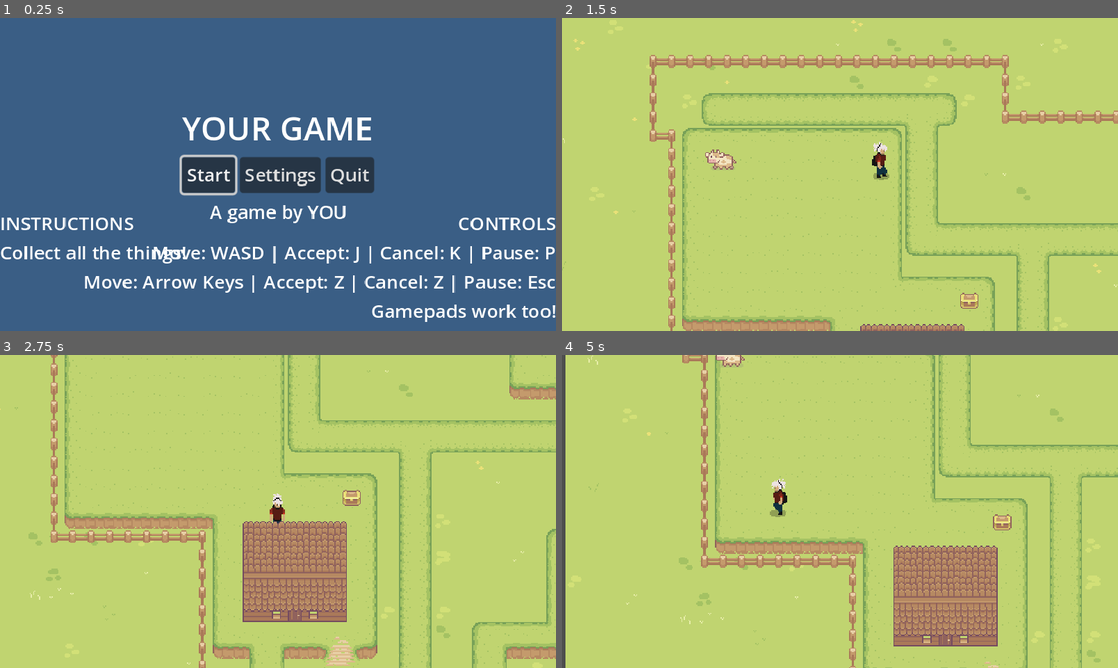
Above: before the commit, frames 1-4 (two rows, left to right).
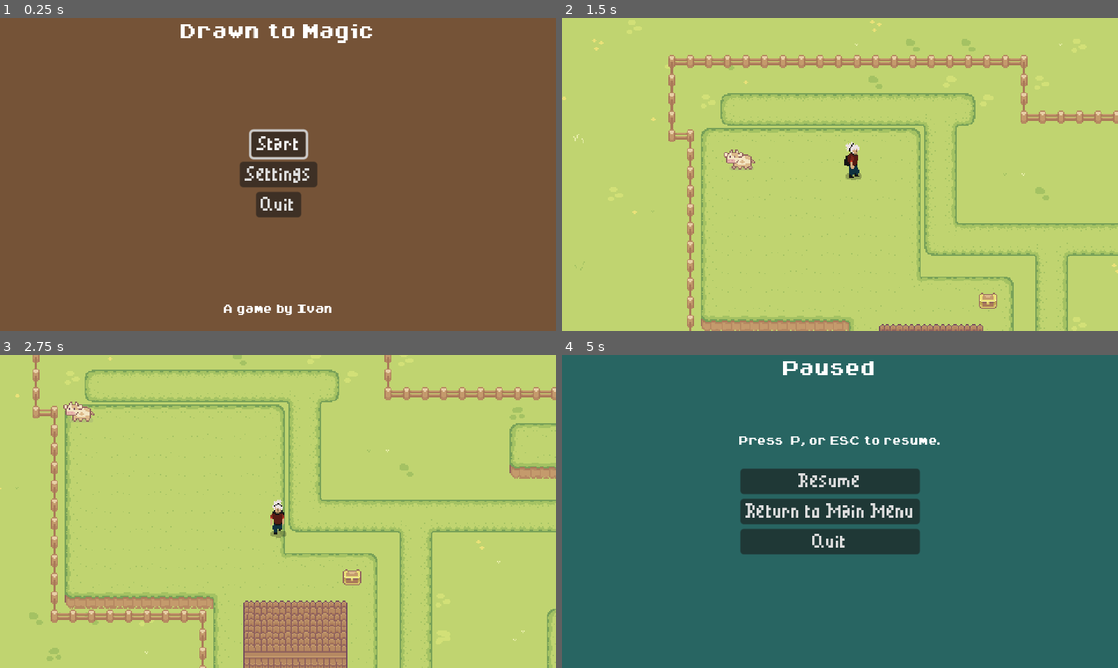
Above: after the commit, the same moments.

Repository: ivangoncharuk/DrawnToMagic
Game: Godot game, scene res://main_menu/main_menu.tscn
Same seed, same stepped clock (60 frames per second), same inputs: the game is played once before the commit and once after it.
Inputs:
- Up to frame 1 (0.25 s): no input
- Up to frame 2 (1.5 s): click "Start" at 0.5 s; tap Enter (ui_accept) at 1.25 s; hold D (right) from 1.28 s (still down); hold Enter (ui_accept) from 1.28 s (still down)
- Up to frame 3 (2.75 s): release D (right) at 2.03 s; release Enter (ui_accept) at 2.03 s; hold S (down) from 2.03 s (still down); tap Enter (ui_accept) at 2.1, 2.27, 2.57 s
- Up to frame 4 (5 s): release S (down) at 2.78 s; hold D (right) 2.78-3.53 s; hold Enter (ui_accept) 2.78-3.53 s; hold W (up) 3.53-4.28 s; tap Enter (ui_accept) at 3.6, 3.77, 4.07 s; hold A (left) from 4.28 s (still down); hold Enter (ui_accept) from 4.28 s (still down); tap P (pause, bound only after the commit) at 4.9 s

The runs differ from the first frame. In frame 1, 100% of the frame differs, in the area x 0-100%, y 0-100%; in frame 2, 9.9%; in frame 3, 26%; in frame 4, 100%.

Commit message:
Pause fixed
Fixed the pause feature
added a cool background color fade to the title screen scene
set a basic theme for my ui.

Diff:
--- a/characters/human.tscn
+++ b/characters/human.tscn
@@ -324,7 +324,6 @@
 
 [node name="Human" instance=ExtResource("1_06l4s")]
 script = ExtResource("2_kp6el")
-move_speed = 300.0
 
 [node name="Sprite2D" parent="." index="0"]
 position = Vector2(0, -13)
--- a/gameplay/gameplay.gd
+++ /dev/null
@@ -1,15 +0,0 @@
-extends Node2D
-
-func _process(_delta):
-	if Input.is_action_pressed("ui_accept"):
-		get_tree().change_scene_to_file(Global.SCENE_MAIN_MENU)
-
-	$Icon.rotate(_delta)
-
-func _input(event):
-	if event.is_action_released("pause"):
-		call_deferred("_pause")
-
-func _pause():
-	$Paused.pause()
-	get_tree().paused = true
--- a/gameplay/gameplay.tscn
+++ /dev/null
@@ -1,56 +0,0 @@
-[gd_scene load_steps=4 format=3 uid="uid://bdnyglk1i1cxl"]
-
-[ext_resource type="Script" path="res://gameplay/gameplay.gd" id="1_thqv1"]
-[ext_resource type="Texture2D" uid="uid://dkxk1qwlex3jx" path="res://art/icon/icon.svg" id="2_purbn"]
-[ext_resource type="PackedScene" uid="uid://jadbqq0y2uot" path="res://paused/paused.tscn" id="3_w8wrl"]
-
-[node name="Gameplay" type="Node2D"]
-script = ExtResource("1_thqv1")
-
-[node name="Icon" type="Sprite2D" parent="."]
-position = Vector2(655, 453)
-texture = ExtResource("2_purbn")
-
-[node name="Stack" type="VFlowContainer" parent="."]
-anchors_preset = 5
-anchor_left = 0.5
-anchor_right = 0.5
-offset_left = 478.0
-offset_top = 115.0
-offset_right = 815.0
-offset_bottom = 722.0
-grow_horizontal = 2
-size_flags_horizontal = 4
-metadata/_edit_group_ = true
-
-[node name="Title" type="Label" parent="Stack"]
-layout_mode = 2
-size_flags_horizontal = 4
-theme_type_variation = &"HeaderLarge"
-text = "GAMEPLAY"
-
-[node name="Instructions" type="Label" parent="Stack"]
-layout_mode = 2
-size_flags_vertical = 1
-text = "Get started with Godot Skeleton by replacing this Gameplay scene with your own."
-horizontal_alignment = 1
-autowrap_mode = 2
-
-[node name="PauseInstructions" type="Label" parent="Stack"]
-layout_mode = 2
-text = "Press START, P, or ESC to open pause menu."
-horizontal_alignment = 1
-
-[node name="LinkButton" type="LinkButton" parent="Stack"]
-layout_mode = 2
-size_flags_horizontal = 4
-text = "View Template Source"
-uri = "https://github.com/brettchalupa/godot_skeleton"
-
-[node name="Paused" parent="." instance=ExtResource("3_w8wrl")]
-visible = false
-anchors_preset = 0
-anchor_right = 0.0
-anchor_bottom = 0.0
-grow_horizontal = 1
-grow_vertical = 1
--- /dev/null
+++ b/gui/main_theme.tres
@@ -0,0 +1,9 @@
+[gd_resource type="Theme" load_steps=3 format=3 uid="uid://b7bi4by8781be"]
+
+[ext_resource type="FontFile" uid="uid://c1jrev2jjwukk" path="res://art/font/Arcadepix Plus.ttf" id="1_eokbo"]
+[ext_resource type="FontFile" uid="uid://ojikc81t35m1" path="res://art/font/MinimalPixel v2.ttf" id="1_oeu2t"]
+
+[resource]
+Button/font_sizes/font_size = 14
+Button/fonts/font = ExtResource("1_oeu2t")
+Label/fonts/font = ExtResource("1_eokbo")
--- a/inventory/main.tscn
+++ b/inventory/main.tscn
@@ -1,6 +1,6 @@
-[gd_scene load_steps=12 format=3 uid="uid://cg1e6ur7r07r8"]
-
-[ext_resource type="Theme" uid="uid://b7bi4by8781be" path="res://inventory/main_theme.tres" id="1_b8v7g"]
+[gd_scene load_steps=12 format=3]
+
+[ext_resource type="Theme" uid="uid://b7bi4by8781be" path="res://gui/main_theme.tres" id="1_b8v7g"]
 [ext_resource type="Texture2D" uid="uid://w45p2shyx2lc" path="res://art/inventory_sprites/main panel.png" id="1_r7i4s"]
 [ext_resource type="Texture2D" uid="uid://c8y3t78llgxy" path="res://art/inventory_sprites/title.png" id="2_ta0b6"]
 [ext_resource type="Texture2D" uid="uid://cybhdu6v86haq" path="res://art/inventory_sprites/x_normal.png" id="4_40eaj"]
--- a/inventory/main_theme.tres
+++ /dev/null
@@ -1,6 +0,0 @@
-[gd_resource type="Theme" load_steps=2 format=3 uid="uid://b7bi4by8781be"]
-
-[ext_resource type="FontFile" uid="uid://c1jrev2jjwukk" path="res://art/font/Arcadepix Plus.ttf" id="1_eokbo"]
-
-[resource]
-Label/fonts/font = ExtResource("1_eokbo")
--- /dev/null
+++ b/levels/game_level.gd
@@ -0,0 +1,11 @@
+extends Node2D
+
+@onready var pause_menu: Control = $CanvasLayer/Paused
+
+func _input(event):
+	if event.is_action_released("pause"):
+		call_deferred("_pause")
+
+func _pause():
+	pause_menu.pause()
+	get_tree().paused = true
--- a/levels/game_level.tscn
+++ b/levels/game_level.tscn
@@ -1,12 +1,15 @@
-[gd_scene load_steps=5 format=3 uid="uid://qfhs8s5fkuh4"]
+[gd_scene load_steps=7 format=3 uid="uid://qfhs8s5fkuh4"]
 
+[ext_resource type="Script" path="res://levels/game_level.gd" id="1_2l0wy"]
 [ext_resource type="TileSet" uid="uid://ctt7mr7ckuwd4" path="res://levels/basic_set.tres" id="1_3b6x5"]
 [ext_resource type="PackedScene" uid="uid://bjnlnxec3g8gf" path="res://characters/human.tscn" id="4_gqy7v"]
+[ext_resource type="PackedScene" uid="uid://jadbqq0y2uot" path="res://paused/paused.tscn" id="5_6uw0q"]
 [ext_resource type="PackedScene" uid="uid://dyn2nwtwmd7t8" path="res://characters/cow/cow.tscn" id="9_srkji"]
 [ext_resource type="PackedScene" path="res://objects/chest/chest.tscn" id="10_skyg4"]
 
 [node name="GameLevel" type="Node2D"]
 y_sort_enabled = true
+script = ExtResource("1_2l0wy")
 
 [node name="TileMap" type="TileMap" parent="."]
 y_sort_enabled = true
@@ -83,3 +86,7 @@
 
 [node name="RemoteTransform2D" type="RemoteTransform2D" parent="Human"]
 remote_path = NodePath("../../Camera2D")
+
+[node name="CanvasLayer" type="CanvasLayer" parent="."]
+
+[node name="Paused" parent="CanvasLayer" instance=ExtResource("5_6uw0q")]
--- /dev/null
+++ b/main_menu/bg_random_colors.gd
@@ -0,0 +1,26 @@
+extends ColorRect
+
+@onready var timer : Timer = $Timer
+
+var start_time: int = Time.get_ticks_msec()
+
+func _ready() -> void:
+	timer.connect("timeout", _on_Timer_timeout)
+
+var color_palette = [
+	Color(1.0, 0.0, 0.0),  # Red
+	Color(1.0, 1.0, 0.0),  # Yellow
+	Color(0.0, 1.0, 0.0),  # Green
+	Color(0.0, 1.0, 1.0),  # Cyan
+	Color(0.0, 0.0, 1.0),  # Blue
+	Color(1.0, 0.0, 1.0)   # Magenta
+]
+
+func _on_Timer_timeout() -> void:
+	var tween = create_tween()
+	var elapsed_time: int = Time.get_ticks_msec() - start_time
+	var elapsed_seconds = elapsed_time / 1000
+	var phase = elapsed_seconds % 10  # Calculate the phase of the animation (10 seconds per cycle)
+	var index = int(phase / 10.0 * len(color_palette))  # Calculate the index of the color to use
+	var color = color_palette[index]  # Get the color from the palette
+	tween.tween_property(self, "color", color, 5).set_trans(Tween.TRANS_LINEAR)
--- a/main_menu/main_menu.tscn
+++ b/main_menu/main_menu.tscn
@@ -1,8 +1,10 @@
-[gd_scene load_steps=4 format=3 uid="uid://0268jtpuc6rp"]
+[gd_scene load_steps=6 format=3]
 
-[ext_resource type="Script" path="res://main_menu/MenuOptions.gd" id="1_qcgqq"]
+[ext_resource type="Theme" uid="uid://b7bi4by8781be" path="res://gui/main_theme.tres" id="1_fy28j"]
+[ext_resource type="Script" path="res://main_menu/menu_options.gd" id="1_qcgqq"]
+[ext_resource type="Script" path="res://main_menu/bg_random_colors.gd" id="2_1rreg"]
 [ext_resource type="PackedScene" uid="uid://qfhs8s5fkuh4" path="res://levels/game_level.tscn" id="2_7kucj"]
-[ext_resource type="PackedScene" uid="uid://rxdgdijyhrsb" path="res://settings/settings.tscn" id="3_2osu0"]
+[ext_resource type="PackedScene" path="res://settings/settings.tscn" id="3_2osu0"]
 
 [node name="MainMenu" type="Control"]
 layout_mode = 3
@@ -11,6 +13,8 @@
 anchor_bottom = 1.0
 grow_horizontal = 2
 grow_vertical = 2
+size_flags_vertical = 4
+theme = ExtResource("1_fy28j")
 
 [node name="BG" type="ColorRect" parent="."]
 layout_mode = 1
@@ -19,76 +23,54 @@
 anchor_bottom = 1.0
 grow_horizontal = 2
 grow_vertical = 2
-color = Color(0.227451, 0.368627, 0.521569, 1)
+color = Color(0.458824, 0.32549, 0.215686, 1)
+script = ExtResource("2_1rreg")
+
+[node name="Timer" type="Timer" parent="BG"]
+wait_time = 2.0
+autostart = true
 
 [node name="Title" type="Label" parent="."]
 layout_mode = 1
 anchors_preset = 5
 anchor_left = 0.5
 anchor_right = 0.5
-offset_left = -83.0
-offset_top = 75.0
-offset_right = 83.0
-offset_bottom = 117.0
+offset_left = -83.5
+offset_right = 83.5
+offset_bottom = 25.0
 grow_horizontal = 2
 theme_type_variation = &"HeaderLarge"
-text = "YOUR GAME"
+text = "Drawn to Magic"
 horizontal_alignment = 1
 
 [node name="Credit" type="Label" parent="."]
 layout_mode = 1
-anchors_preset = 5
+anchors_preset = 7
 anchor_left = 0.5
+anchor_top = 1.0
 anchor_right = 0.5
+anchor_bottom = 1.0
 offset_left = -59.5
-offset_top = 156.0
+offset_top = -26.0
 offset_right = 59.5
-offset_bottom = 182.0
 grow_horizontal = 2
-text = "A game by YOU"
+grow_vertical = 0
+text = "A game by Ivan"
+horizontal_alignment = 1
 
-[node name="Controls" type="Label" parent="."]
-layout_mode = 1
-anchors_preset = 3
-anchor_left = 1.0
-anchor_top = 1.0
-anchor_right = 1.0
-anchor_bottom = 1.0
-offset_left = -408.0
-offset_top = -104.0
-grow_horizontal = 0
-grow_vertical = 0
-text = "CONTROLS
-Move: WASD | Accept: J | Cancel: K | Pause: P
-Move: Arrow Keys | Accept: Z | Cancel: Z | Pause: Esc
-Gamepads work too!"
-horizontal_alignment = 2
-
-[node name="Instructions" type="Label" parent="."]
-layout_mode = 1
-anchors_preset = 2
-anchor_top = 1.0
-anchor_bottom = 1.0
-offset_top = -104.0
-offset_right = 311.0
-grow_vertical = 0
-text = "INSTRUCTIONS
-Collect all the things!"
-
-[node name="MenuOptions" type="VFlowContainer" parent="." node_paths=PackedStringArray("shortcut_context")]
+[node name="MenuOptions" type="VFlowContainer" parent="."]
 layout_mode = 1
 anchors_preset = 8
 anchor_left = 0.5
 anchor_top = 0.5
 anchor_right = 0.5
 anchor_bottom = 0.5
-offset_left = -83.0
-offset_top = -15.5
-offset_right = 83.0
-offset_bottom = 15.5
+offset_left = -33.5
+offset_top = -65.5
+offset_right = 33.5
+offset_bottom = 65.5
 grow_horizontal = 2
 grow_vertical = 2
-shortcut_context = NodePath("Start")
 alignment = 1
 script = ExtResource("1_qcgqq")
 gameplay_scene = ExtResource("2_7kucj")
@@ -96,14 +78,20 @@
 
 [node name="Start" type="Button" parent="MenuOptions"]
 layout_mode = 2
+size_flags_horizontal = 4
+size_flags_vertical = 4
 text = "Start"
 
 [node name="Settings" type="Button" parent="MenuOptions"]
 layout_mode = 2
+size_flags_horizontal = 4
+size_flags_vertical = 4
 text = "Settings"
 
 [node name="Quit" type="Button" parent="MenuOptions"]
 layout_mode = 2
+size_flags_horizontal = 4
+size_flags_vertical = 4
 text = "Quit"
 
 [connection signal="pressed" from="MenuOptions/Start" to="MenuOptions" method="_on_start_pressed"]
--- a/main_menu/MenuOptions.gd
+++ b/main_menu/menu_options.gd
@@ -3,7 +3,7 @@
 @export var gameplay_scene:PackedScene
 @export var settings_scene:PackedScene
 
-func _ready():
+func _ready() -> void:
 	get_children()[0].grab_focus()
 
 	if !OS.has_feature("pc"):
--- a/paused/paused.gd
+++ b/paused/paused.gd
@@ -1,13 +1,20 @@
 extends Control
 
-func _input(event):
+func _ready():
+	hide()
+
+func _unhandled_input(event) -> void:
 	if event.is_action_released("pause"):
-		call_deferred("_resume")
+		if get_tree().paused:
+			_resume()
+		else:
+			pause()
+
+func pause():
+	print("paused")
+	show()
+	get_tree().paused = true
 
 func _resume():
 	hide()
-	get_parent().get_tree().paused = false
-
-func pause():
-	show()
-	$PauseOptions.focus()
+	get_tree().paused = false
--- a/paused/paused.tscn
+++ b/paused/paused.tscn
@@ -1,5 +1,6 @@
-[gd_scene load_steps=3 format=3 uid="uid://jadbqq0y2uot"]
+[gd_scene load_steps=4 format=3 uid="uid://jadbqq0y2uot"]
 
+[ext_resource type="Theme" uid="uid://b7bi4by8781be" path="res://gui/main_theme.tres" id="1_g8i8g"]
 [ext_resource type="Script" path="res://paused/paused.gd" id="1_n0tpy"]
 [ext_resource type="Script" path="res://paused/Options.gd" id="2_s1e5n"]
 
@@ -11,40 +12,57 @@
 anchor_bottom = 1.0
 grow_horizontal = 2
 grow_vertical = 2
+mouse_filter = 2
+theme = ExtResource("1_g8i8g")
 script = ExtResource("1_n0tpy")
 
 [node name="ColorRect" type="ColorRect" parent="."]
-layout_mode = 0
-offset_left = -34.0
-offset_top = -24.0
-offset_right = 1317.0
-offset_bottom = 750.0
+layout_mode = 1
+anchors_preset = 15
+anchor_right = 1.0
+anchor_bottom = 1.0
+grow_horizontal = 2
+grow_vertical = 2
 color = Color(0.156863, 0.396078, 0.384314, 1)
 
 [node name="Title" type="Label" parent="."]
-layout_mode = 0
-offset_left = 589.0
-offset_top = 136.0
-offset_right = 687.0
-offset_bottom = 178.0
+layout_mode = 1
+anchors_preset = 5
+anchor_left = 0.5
+anchor_right = 0.5
+offset_left = -49.0
+offset_right = 49.0
+offset_bottom = 42.0
+grow_horizontal = 2
 theme_type_variation = &"HeaderLarge"
 text = "Paused"
 
 [node name="Instructions" type="Label" parent="."]
-layout_mode = 0
-offset_left = 513.0
-offset_top = 239.0
-offset_right = 770.0
-offset_bottom = 273.0
-text = "Press START, P, or ESC to resume."
+layout_mode = 1
+anchors_preset = 5
+anchor_left = 0.5
+anchor_right = 0.5
+offset_left = -128.5
+offset_top = 67.0
+offset_right = 128.5
+offset_bottom = 101.0
+grow_horizontal = 2
+text = "Press  P, or ESC to resume."
 horizontal_alignment = 1
 
 [node name="PauseOptions" type="VFlowContainer" parent="." node_paths=PackedStringArray("shortcut_context")]
-layout_mode = 0
-offset_left = 548.0
-offset_top = 170.0
-offset_right = 721.0
-offset_bottom = 714.0
+layout_mode = 1
+anchors_preset = 8
+anchor_left = 0.5
+anchor_top = 0.5
+anchor_right = 0.5
+anchor_bottom = 0.5
+offset_left = -86.5
+offset_top = -272.0
+offset_right = 86.5
+offset_bottom = 272.0
+grow_horizontal = 2
+grow_vertical = 2
 shortcut_context = NodePath("Resume")
 alignment = 1
 script = ExtResource("2_s1e5n")
--- a/project.godot
+++ b/project.godot
@@ -52,6 +52,12 @@
 "events": [Object(InputEventKey,"resource_local_to_scene":false,"resource_name":"","device":-1,"window_id":0,"alt_pressed":false,"shift_pressed":false,"ctrl_pressed":false,"meta_pressed":false,"pressed":false,"keycode":0,"physical_keycode":83,"key_label":0,"unicode":115,"echo":false,"script":null)
 ]
 }
+pause={
+"deadzone": 0.5,
+"events": [Object(InputEventKey,"resource_local_to_scene":false,"resource_name":"","device":-1,"window_id":0,"alt_pressed":false,"shift_pressed":false,"ctrl_pressed":false,"meta_pressed":false,"pressed":false,"keycode":0,"physical_keycode":80,"key_label":0,"unicode":112,"echo":false,"script":null)
+, Object(InputEventKey,"resource_local_to_scene":false,"resource_name":"","device":-1,"window_id":0,"alt_pressed":false,"shift_pressed":false,"ctrl_pressed":false,"meta_pressed":false,"pressed":false,"keycode":0,"physical_keycode":4194305,"key_label":0,"unicode":0,"echo":false,"script":null)
+]
+}
 
 [rendering]
 
--- a/settings/settings.tscn
+++ b/settings/settings.tscn
@@ -1,10 +1,11 @@
-[gd_scene load_steps=6 format=3 uid="uid://rxdgdijyhrsb"]
+[gd_scene load_steps=7 format=3]
 
-[ext_resource type="Script" path="res://settings/SettingsControls.gd" id="1_mmaky"]
-[ext_resource type="Script" path="res://settings/FullscreenToggle.gd" id="2_5l5tc"]
-[ext_resource type="Script" path="res://settings/SfxToggle.gd" id="3_n6nlb"]
-[ext_resource type="Script" path="res://settings/MusicToggle.gd" id="4_s1svy"]
-[ext_resource type="Script" path="res://settings/BackButton.gd" id="5_x47bl"]
+[ext_resource type="Theme" uid="uid://b7bi4by8781be" path="res://gui/main_theme.tres" id="1_lk21s"]
+[ext_resource type="Script" path="res://settings/settings_controls.gd" id="1_mmaky"]
+[ext_resource type="Script" path="res://settings/fullscreen_toggle.gd" id="2_5l5tc"]
+[ext_resource type="Script" path="res://settings/sfx_toggle.gd" id="3_n6nlb"]
+[ext_resource type="Script" path="res://settings/music_toggle.gd" id="4_s1svy"]
+[ext_resource type="Script" path="res://settings/back_button.gd" id="5_x47bl"]
 
 [node name="Settings" type="Control"]
 layout_mode = 3
@@ -13,24 +14,25 @@
 anchor_bottom = 1.0
 grow_horizontal = 2
 grow_vertical = 2
+theme = ExtResource("1_lk21s")
 
 [node name="BG" type="ColorRect" parent="."]
-layout_mode = 0
-offset_left = -27.0
-offset_top = -25.0
-offset_right = 1300.0
-offset_bottom = 743.0
-color = Color(0.501961, 0.223529, 0.27451, 1)
+layout_mode = 1
+anchors_preset = 15
+anchor_right = 1.0
+anchor_bottom = 1.0
+grow_horizontal = 2
+grow_vertical = 2
+color = Color(0.815686, 0.227451, 0.286275, 1)
 
 [node name="Title" type="Label" parent="."]
 layout_mode = 1
 anchors_preset = 5
 anchor_left = 0.5
 anchor_right = 0.5
-offset_left = -54.5
-offset_top = 64.0
-offset_right = 54.5
-offset_bottom = 106.0
+offset_left = -50.5
+offset_right = 50.5
+offset_bottom = 25.0
 grow_horizontal = 2
 theme_type_variation = &"HeaderLarge"
 text = "Settings"
@@ -38,19 +40,17 @@
 
 [node name="Explainer" type="Label" parent="."]
 layout_mode = 1
-anchors_preset = -1
-anchor_left = 0.500344
-anchor_top = 0.285
-anchor_right = 0.500344
-anchor_bottom = 0.285
-offset_left = -189.44
-offset_top = -26.2
-offset_right = 189.56
-offset_bottom = 25.8
+anchors_preset = 5
+anchor_left = 0.5
+anchor_right = 0.5
+offset_left = -192.0
+offset_top = 80.0
+offset_right = 187.0
+offset_bottom = 132.0
+grow_horizontal = 2
 text = "Configure the game. Settings are automatically saved when changed."
 horizontal_alignment = 1
 autowrap_mode = 2
-metadata/_edit_use_anchors_ = true
 
 [node name="SettingsControls" type="VFlowContainer" parent="." node_paths=PackedStringArray("shortcut_context")]
 layout_mode = 1
Renamed: settings/BackButton.gd -> settings/back_button.gd
Renamed: settings/FullscreenToggle.gd -> settings/fullscreen_toggle.gd
Renamed: settings/MusicToggle.gd -> settings/music_toggle.gd
Renamed: settings/SettingsControls.gd -> settings/settings_controls.gd
Renamed: settings/SfxToggle.gd -> settings/sfx_toggle.gd
